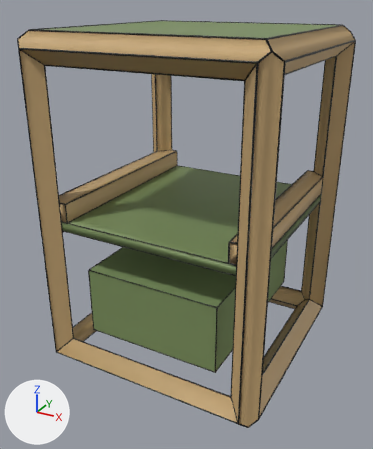
An edit to the glTF model public/catalogue/glb/002-table-chevet.glb, drawn before and after from the same camera.
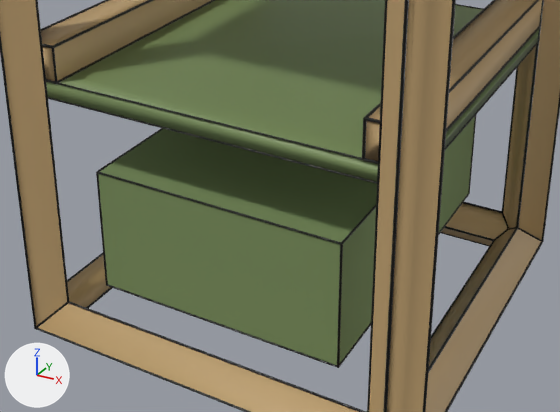
Each version is shown whole from a 50 mm camera at (0.539, -0.523, 0.55) aimed at (0.168, 0.152, 0.212), then close up on the part from 10% to 89% of the width and 40% to 88% of the height. Lighting does not change. The marker at lower left points along +X, +Y and +Z. The first two pictures are the older version. Where no turn or scale is listed for an object, it has been applied to the vertices. Vertices at exactly the same position are counted once.

Objects in the first close-up: 'Mesh_134', 'Mesh_136', 'Mesh_305', 'Mesh_310', 'arete-X0', 'arete-X1', 'arete-Y1', 'arete-Z0', 'arete-Z1', 'arete-Z3', 'mod-drawer-0', 'tablette-plate-mod-0', 'tablette-traverse-left-mod-0', 'tablette-traverse-right-mod-0' and 39 more.
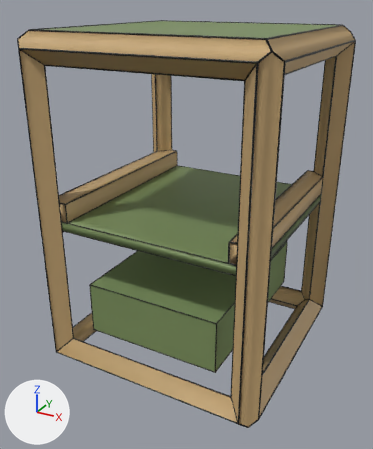
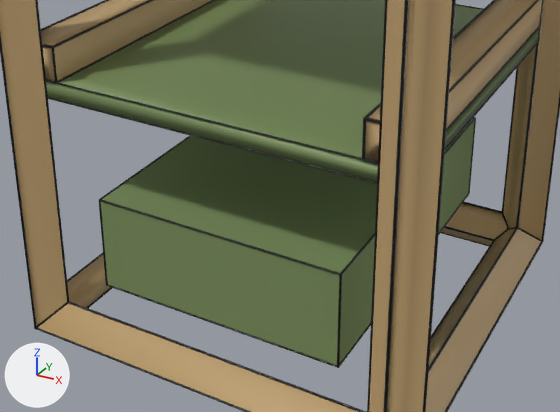
Where the newer file only moved an object's origin or applied its transform, the numbers keep the older frame.

Location of each change, [x1, y1, x2, y2] in pixels of the close-ups (560 x 412 px):
'mod-drawer-0', moved, rescaled
    before: [98, 117, 475, 365]
    after: [101, 118, 475, 365]
'Mesh_310', moved
    before: [96, 171, 342, 245]
    after: [99, 199, 341, 275]
'Mesh_305', moved
    before: [98, 128, 163, 172]
    after: [100, 136, 191, 199]

Patch to the scene script:
```diff
--- a/public/catalogue/glb/002-table-chevet.glb.py
+++ b/public/catalogue/glb/002-table-chevet.glb.py
@@ me_mesh_304 @@
 # used by ob_mod_drawer_0; location = (0.175, 0.175, 0.107)
-me_mesh_304.from_pydata(...)  # 8 vertices, 12 faces; spans x -0.111..0.111, y -0.15..0.15, z -0.055..0.055
+me_mesh_304.from_pydata(...)  # 8 vertices, 12 faces; spans x -0.111..0.111, y -0.15..0.15, z -0.055..0.029
+# me_mesh_304 part 1: the whole mesh is scaled about its middle by (1, 1, 0.764), then moved by (0.0, 0.0, -0.013)
 me_mesh_304.materials.append(mat_material_32)
@@ ob_mesh_305 @@
 ob_mesh_305 = bpy.data.objects.new('Mesh_305', me_mesh_305)
-ob_mesh_305.location = (0.064, 0.175, 0.162)
+ob_mesh_305.location = (0.064, 0.175, 0.136)
@@ ob_mesh_310 @@
 ob_mesh_310 = bpy.data.objects.new('Mesh_310', me_mesh_310)
-ob_mesh_310.location = (0.175, 0.025, 0.162)
+ob_mesh_310.location = (0.175, 0.025, 0.136)
```
